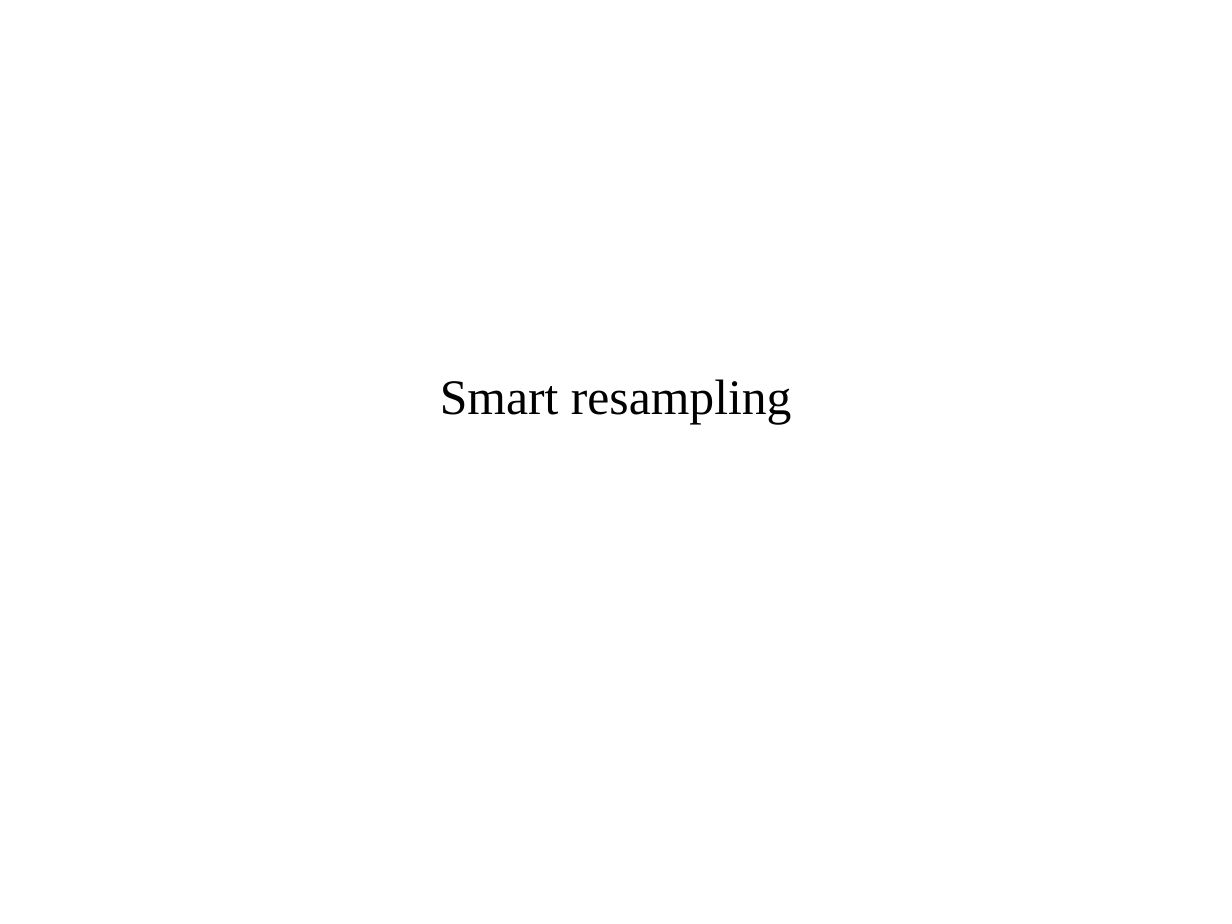
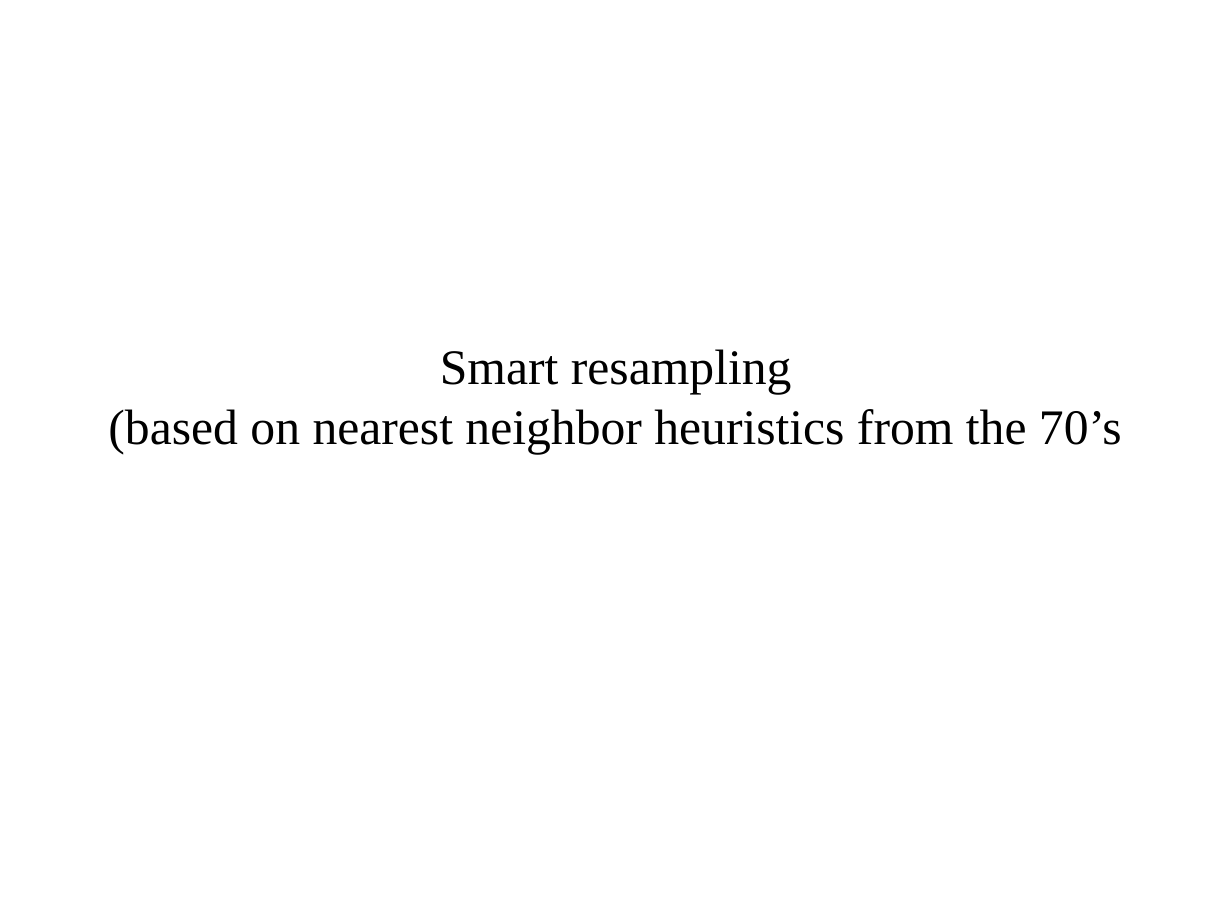
Before and after one commit to amueller/applied_ml_spring_2017, a slide deck: slide 16 of slides/aml-15-032017.odp. Drawn at 1232x924 pixels with LibreOffice and Linux fonts; fonts in the diff are those of the drawing. Boxes give left, top, right and bottom in pixels: in the first picture for what was removed or moved away, otherwise in the second. Text is boxed around its words. In the diff, an @@ line names an element or a change of style, - is before the commit and + after.

```diff
--- a/slides/aml-15-032017.odp
+++ b/slides/aml-15-032017.odp
@@ subtitle at <box>108,409,1122,454</box>: paragraph added @@
+(based on nearest neighbor heuristics from the 70’s
```
Also in this commit, not shown: 1 other slide changed, 1 slide added, 1 slide removed, 1 other file.
